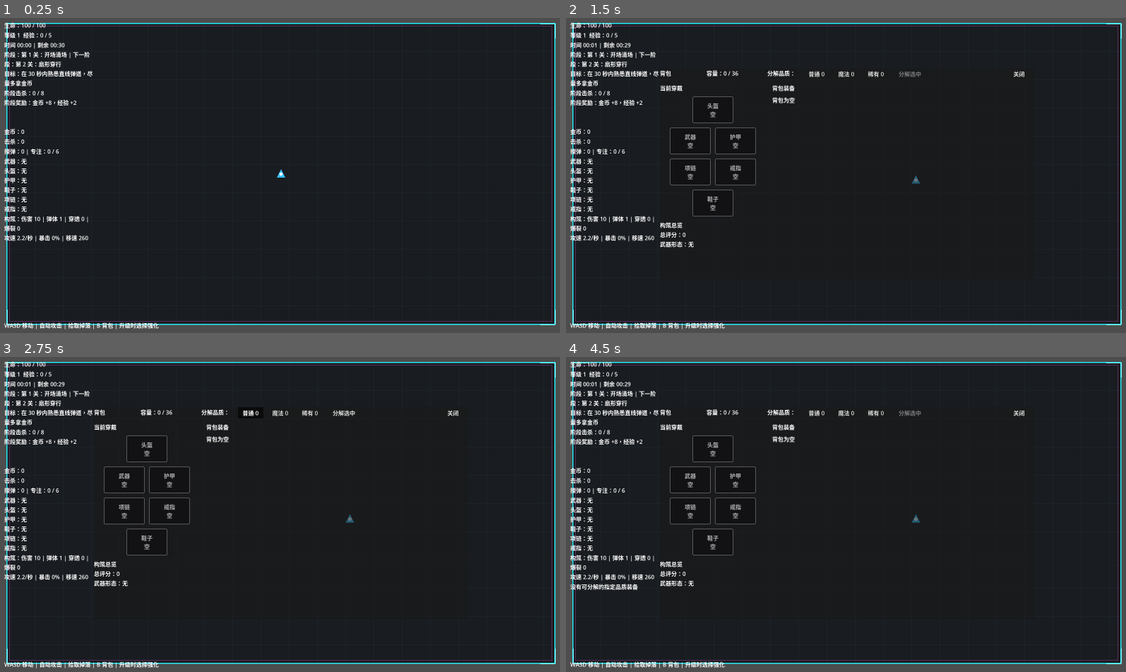
Above: before the commit, frames 1-4 (two rows, left to right).
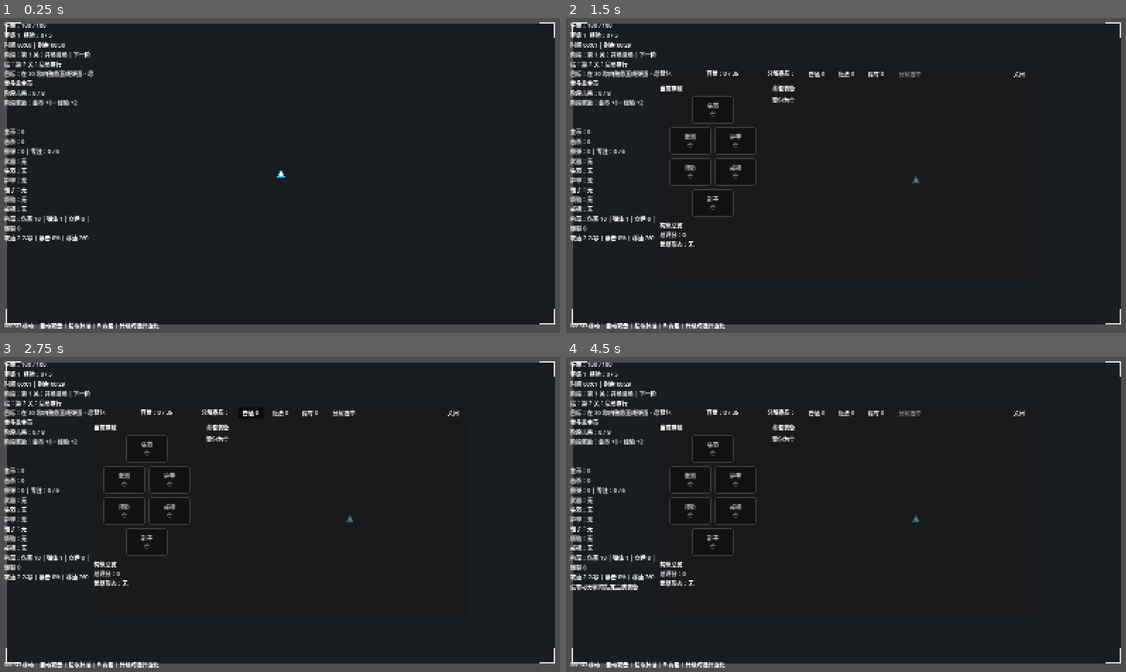
Above: after the commit, the same moments.

Repository: airisuzuki123/RogueLootPrototype
Game: Godot game, scene res://scenes/main.tscn
The game is run twice, just before and just after one commit, with the same random seed, the same clock (stepped at 60 frames per second) and the same inputs.
Inputs (mouse positions are in pixels of both pictures, inside the frame that each line leads up to):
- Up to frame 1 (0.25 s): no input
- Up to frame 2 (1.5 s): tap Enter at 0.5, 0.6 s; move the mouse to (969, 159) at 0.52 s; hold D (move_right) 0.53-1.28 s; click (969, 159) at 0.67 s; move the mouse to (734, 191) at 1.27 s; hold S (move_down) from 1.28 s (still down); tap B at 1.35 s
- Up to frame 3 (2.75 s): release S (move_down) at 2 s; click "普通 0" at 2 s
- Up to frame 4 (4.5 s): click "魔法 0" at 2.75 s; click "稀有 0" at 3.5 s; click "分解选中" at 4.25 s

The runs differ from the first frame. In frame 1, 4.0% of the frame differs, in the area x 0-100%, y 1-99%; in frame 2, 5.5%; in frame 3, 5.5%; in frame 4, 5.7%.

Commit message:
按1600x900基准锁定竞技场体验

Diff:
--- a/project.godot
+++ b/project.godot
@@ -22,7 +22,8 @@
 
 window/size/viewport_width=1600
 window/size/viewport_height=900
-window/stretch/mode="disabled"
+window/stretch/mode="canvas_items"
+window/stretch/aspect="expand"
 
 [autoload]
 
--- a/scripts/core/arena_bounds.gd
+++ b/scripts/core/arena_bounds.gd
@@ -1,9 +1,8 @@
 extends Node2D
 
-@export var arena_position: Vector2 = Vector2(80.0, 70.0)
-@export var arena_size: Vector2 = Vector2(1120.0, 580.0)
-@export var use_viewport_size: bool = true
-@export var viewport_margin: Vector2 = Vector2(24.0, 24.0)
+@export var arena_position: Vector2 = Vector2.ZERO
+@export var arena_size: Vector2 = Vector2(1552.0, 852.0)
+@export var center_in_viewport: bool = true
 @export var grid_spacing: float = 80.0
 @export var grid_color: Color = Color(0.18, 0.42, 0.58, 0.18)
 @export var fill_color: Color = Color(0.02, 0.035, 0.06, 0.72)
@@ -14,17 +13,13 @@
 	get_viewport().size_changed.connect(_on_viewport_size_changed)
 
 func get_arena_rect() -> Rect2:
-	if use_viewport_size:
+	if center_in_viewport:
 		var viewport_size := get_viewport_rect().size
-		var margin := Vector2(
-			minf(viewport_margin.x, viewport_size.x * 0.18),
-			minf(viewport_margin.y, viewport_size.y * 0.18)
-		)
-		var size := Vector2(
-			maxf(320.0, viewport_size.x - margin.x * 2.0),
-			maxf(240.0, viewport_size.y - margin.y * 2.0)
-		)
-		return Rect2(margin, size)
+		var position := Vector2(
+			maxf(0.0, (viewport_size.x - arena_size.x) * 0.5),
+			maxf(0.0, (viewport_size.y - arena_size.y) * 0.5)
+		) + arena_position
+		return Rect2(position, arena_size)
 	return Rect2(arena_position, arena_size)
 
 func get_spawn_rect(margin: float = 24.0) -> Rect2:
Not shown, changed: README.md
